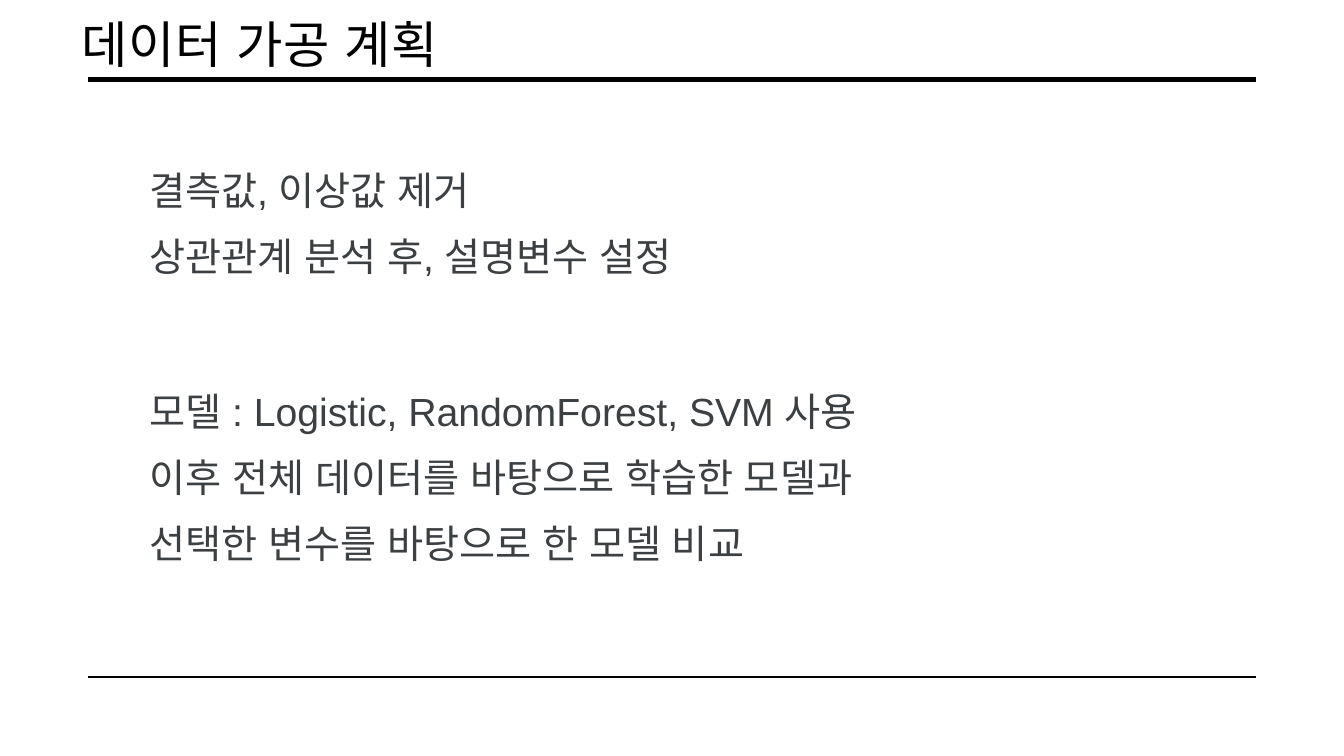
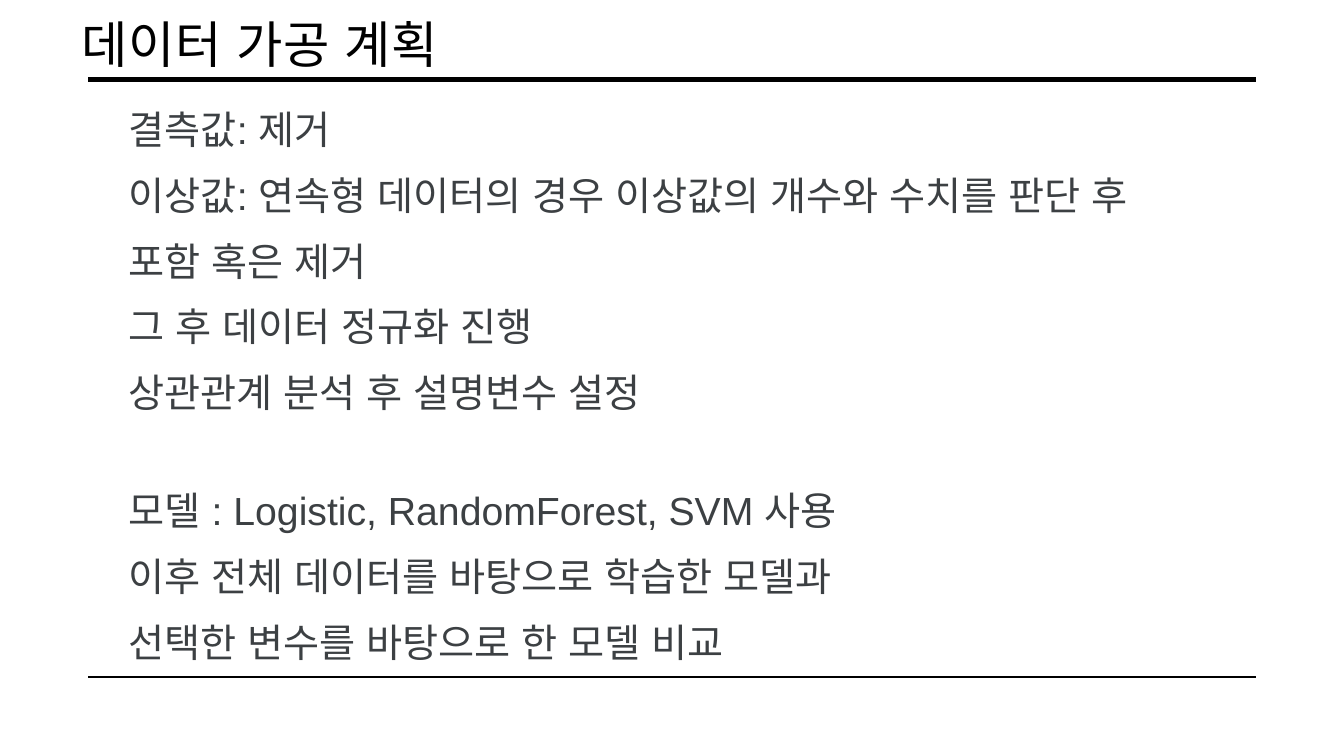
Before and after one commit to pillwood/Heart-Disease-Prediction, a slide deck: slide 8 of 201조 데이터 전처리.pptx (slide 6 before the commit). Drawn at 1344x756 pixels with LibreOffice and Linux fonts; fonts in the diff are those of the drawing. Boxes give left, top, right and bottom in pixels: in the first picture for what was removed or moved away, otherwise in the second. Text is boxed around its words. In the diff, an @@ line names an element or a change of style, - is before the commit and + after.

Commit message:
Add files via upload
상관관계준석 내용 삭제

```diff
--- a/201조 데이터 전처리.pptx
+++ b/201조 데이터 전처리.pptx
@@ text at [129, 111, 1127, 410]: text changed @@
-결측값, 이상값 제거
-상관관계 분석 후, 설명변수 설정
+결측값: 제거
+이상값: 연속형 데이터의 경우 이상값의 개수와 수치를 판단 후
+포함 혹은 제거
+그 후 데이터 정규화 진행
+상관관계 분석 후 설명변수 설정
@@ text "모델 : Logistic, RandomForest, SVM ...": place and size @@
-text "모델 : Logistic, RandomForest, SVM ..." at [149, 393, 857, 561]
+text "모델 : Logistic, RandomForest, SVM ..." at [129, 492, 836, 660]
```
Also in this commit, not shown: 9 other slides changed, 6 slides removed.
